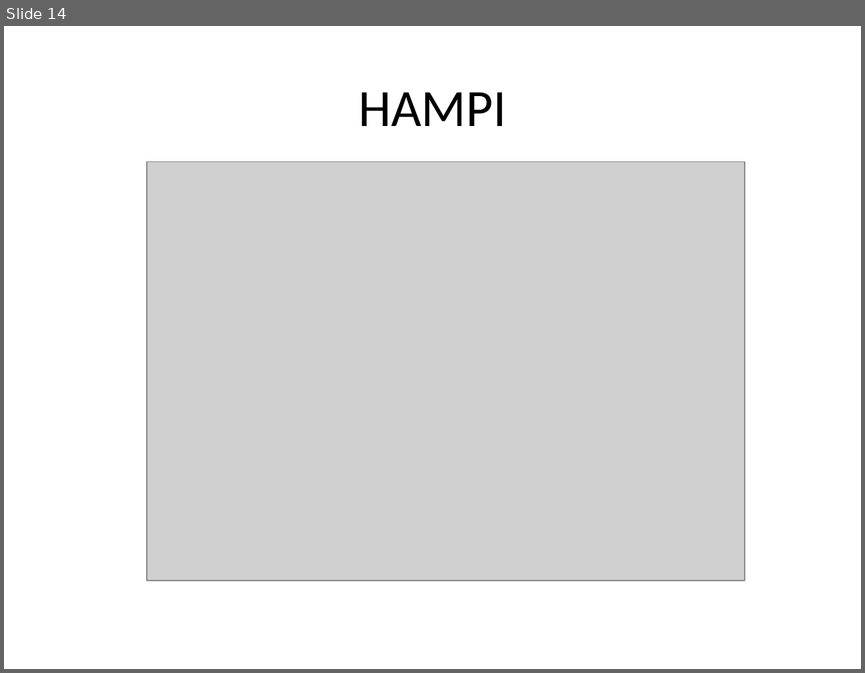
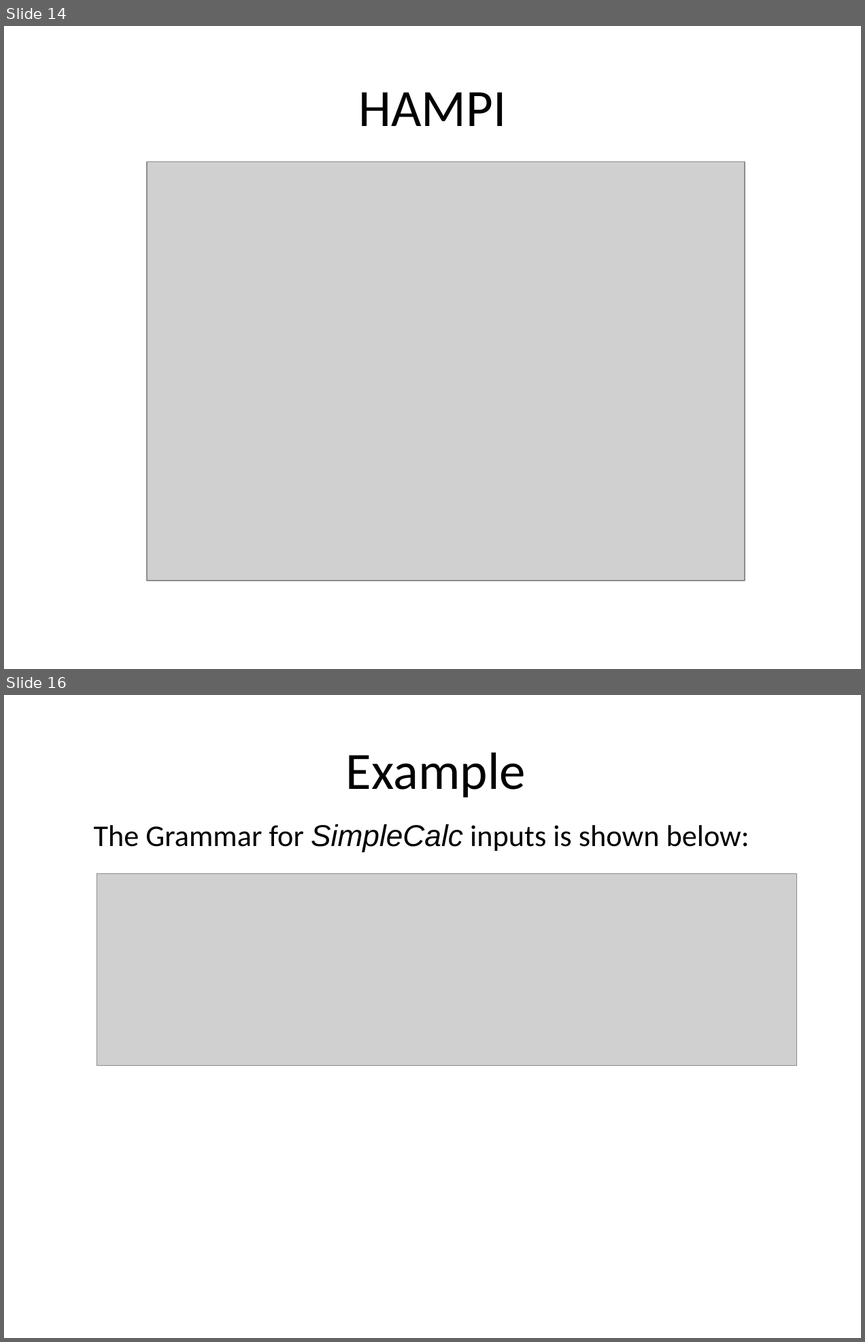
Before and after one commit to mentaman/cspat, a slide deck: Course/707 Theory of Computation/testing.pptx. Shown one above the other, each under a label of ours: slide 14 before the commit, slides 14 and 16 after it; the slides between them are not shown. The pictures are 865x673 and 865x1342 pixels, drawn with LibreOffice and Linux fonts; fonts in the diff are those of the drawing; grey boxes stand for pictures; background and template pictures are left out. Boxes give left, top, right and bottom in pixels: in the first picture for what was removed or moved away, otherwise in the second. Text is boxed around its words. In the diff, an @@ line names an element or a change of style, - is before the commit and + after.

```diff
--- a/Course/707 Theory of Computation/testing.pptx
+++ b/Course/707 Theory of Computation/testing.pptx
@@ slide 16 added at [4,695,861,1338], background picture (left out) @@
@@ title added at [346,752,526,798], 44 pt, text #000000 @@
+Example
@@ text added at [94,824,749,852], 25.3 pt, text #000000 @@
+The Grammar for SimpleCalc inputs is shown below:
@@ picture added at [96,873,797,1065] @@
```
Also in this commit, not shown: 1 slide changed, 6 other slides added.
